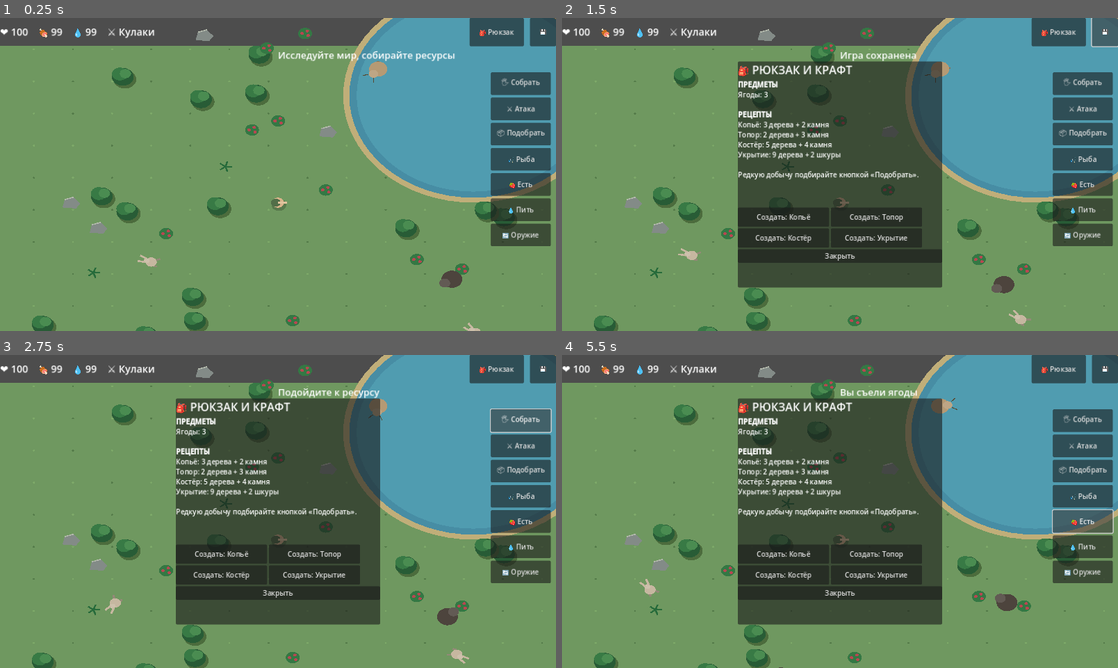
Above: before the commit, frames 1-4 (two rows, left to right).
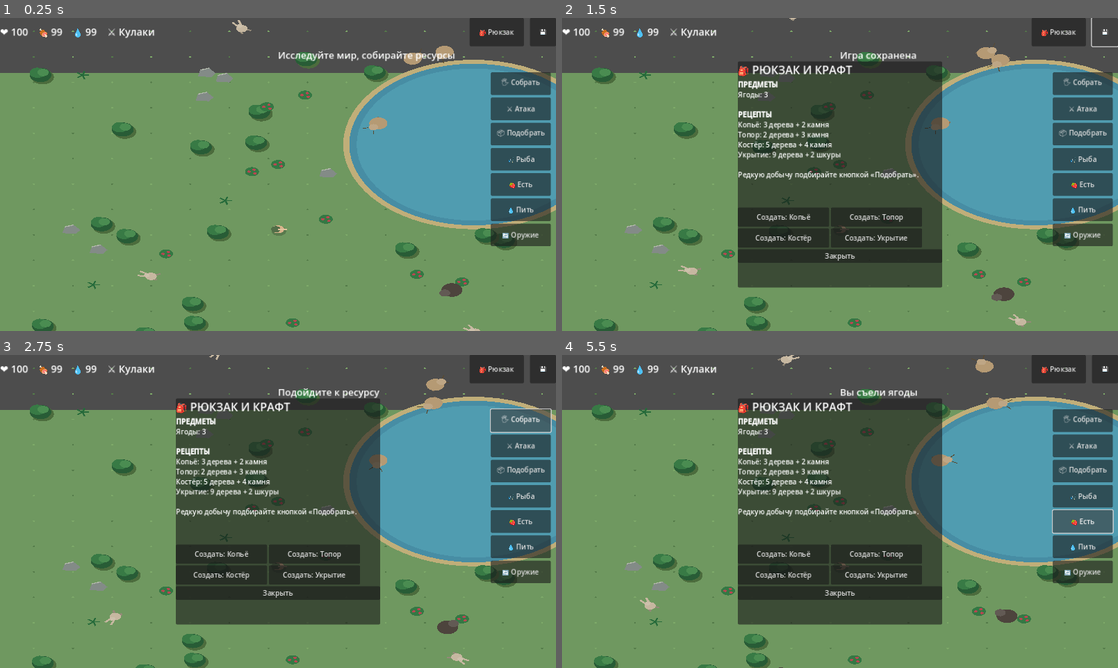
Above: after the commit, the same moments.

Repository: hjz2tz7cgv-ctrl/DikiyKrayGodot
Game: Godot game, scene res://scenes/main.tscn
The game is run twice, just before and just after one commit, with the same random seed, the same clock (stepped at 60 frames per second) and the same inputs.
Inputs:
- Up to frame 1 (0.25 s): no input
- Up to frame 2 (1.5 s): click "🎒 Рюкзак" at 0.5 s; click "💾" at 1.25 s
- Up to frame 3 (2.75 s): click "🖐 Собрать" at 2 s
- Up to frame 4 (5.5 s): click "⚔ Атака" at 2.75 s; click "📦 Подобрать" at 3.5 s; click "🎣 Рыба" at 4.25 s; click "🍓 Есть" at 5 s

The runs differ from the first frame. In frame 1, 22% of the frame differs, in the area x 0-100%, y 0-100%; in frame 2, 20%; in frame 3, 20%; in frame 4, 20%.

Commit message:
Update main.gd

Diff:
--- a/scripts/main.gd
+++ b/scripts/main.gd
@@ -4,7 +4,7 @@
 const WORLD := Vector2(2800, 2000)
 const SPEED := 185.0
 # Мягкий псевдо-3D наклон: 1.0 = вид строго сверху.
-const VIEW_TILT := 0.82
+const VIEW_TILT := 0.65
 var player := Vector2(1400, 1000)
 var facing := Vector2.RIGHT
 var health := 100.0
